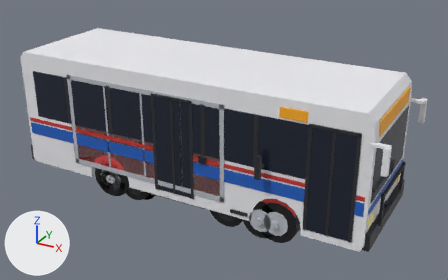
Before and after pictures for a commit that changed the glTF model public/models/cars.glb.
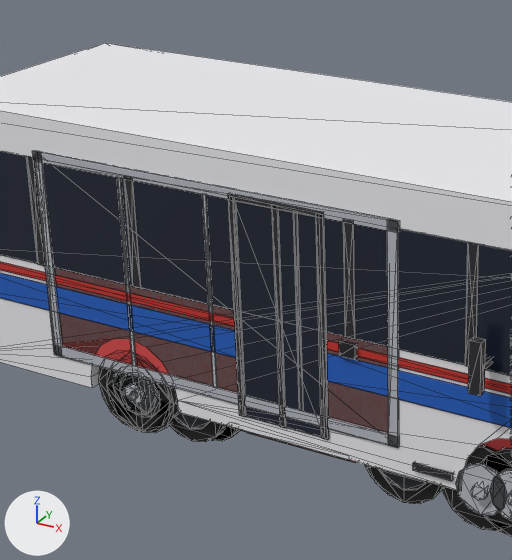
Each version appears first whole from a camera (50 mm lens) standing at (4.77, -8.08, 5.03) and looking at (0.35, -0.03, 1.01), and next in a close-up on the part from 12% to 61% of the width and 3% to 90% of the height. Arrows for +X, +Y and +Z are at lower left; the lights stay in place. The first two pictures are the older version. The close-ups show mesh edges as thin lines.

Objects in the first close-up: 'BoxTruck', 'Bus', 'Cruiser' and 1 more.
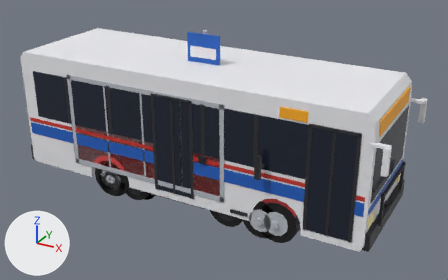
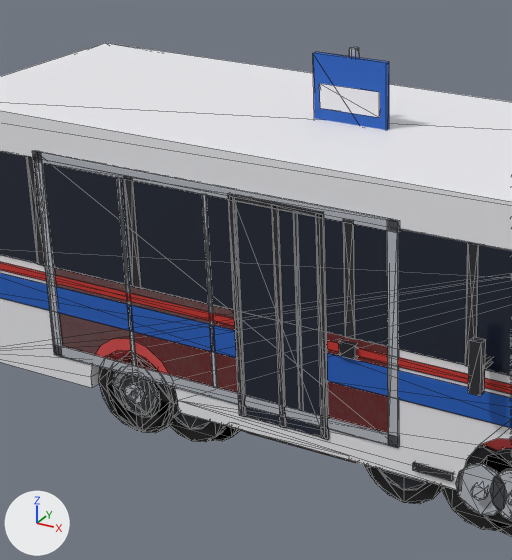
Commit message: Bus stops and car doors as Blender models

Location of each change, (x1, y1, x2, y2) in pixels of the close-ups (512 x 560 px):
'BusStop', added: after (313, 47, 389, 130)
    faces in mat_ctablue (blue #1f5fbf): (313, 52, 389, 130)
    faces in mat_buswhite (white #eeeef2): (319, 83, 380, 118)

Patch to the scene script:
```diff
--- a/public/models/cars.glb.py
+++ b/public/models/cars.glb.py
@@ me_busstop @@
+me_busstop.from_pydata(...)  # a box spanning x -0.08..0.08, y -0.08..0.08, z 0.0..0.04, material slot 0; an 8-sided cylinder along z spanning x -0.04..0.04, y -0.04..0.04, z 0.0..2.75, material slot 0; a box spanning x -0.28..0.28, y -0.07..-0.03, z 2.0..2.7, material slot 1; a box spanning x -0.23..0.23, y -0.08..-0.02, z 2.33..2.5, material slot 2; a box spanning x -0.12..0.12, y -0.08..-0.02, z 2.1..2.24, material slot 2; a box spanning x -0.2..0.2, y -0.06..-0.03, z 1.72..1.92, material slot 3
+me_busstop.materials.append(mat_frame)  # light grey #b8bcc4
+me_busstop.materials.append(mat_ctablue)  # blue #1f5fbf
+me_busstop.materials.append(mat_buswhite)  # white #eeeef2
+me_busstop.materials.append(mat_ctared)  # red #c8312b
@@ ob_busstop @@
+ob_busstop = bpy.data.objects.new('BusStop', me_busstop)
+ob_busstop.location = (0.0, 0.0, 0.0)
```
